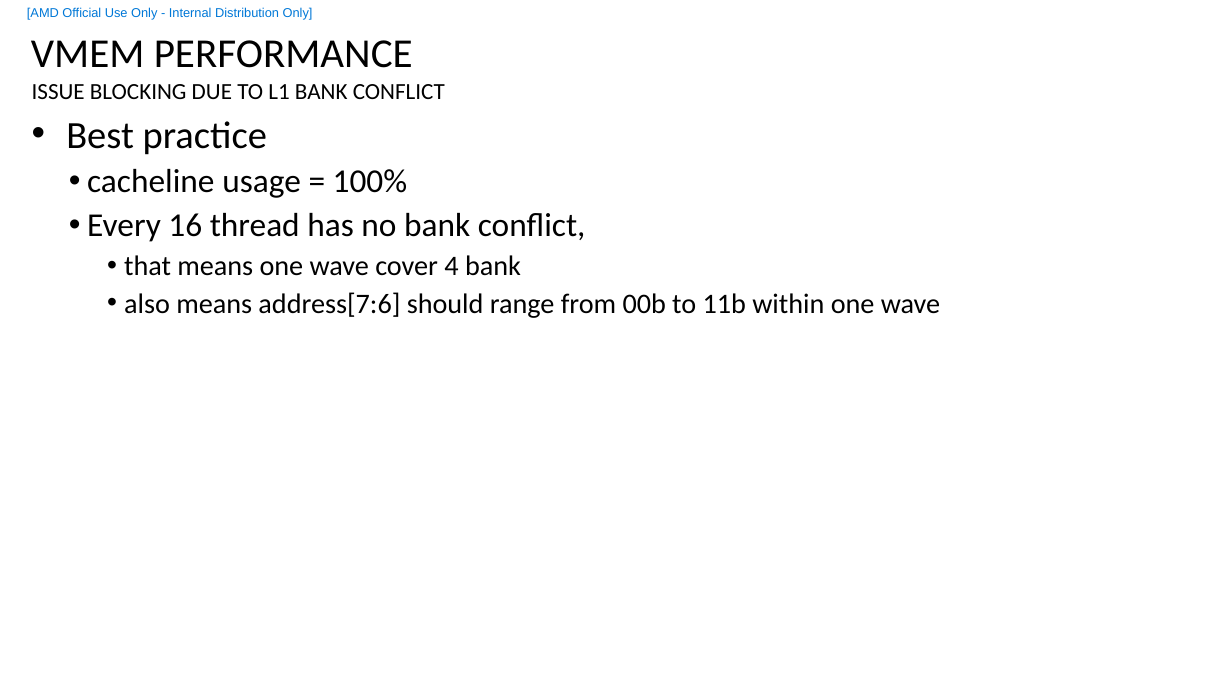
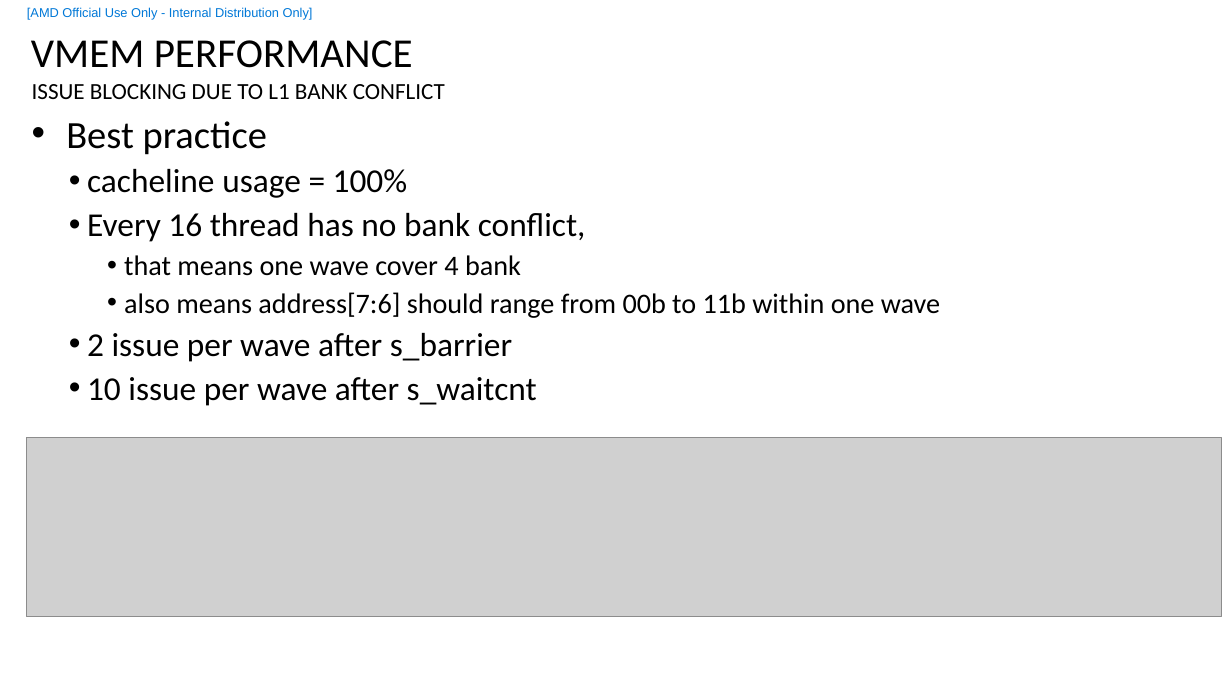
Before and after one commit to feifei14119/rocm_start_sample, a slide deck: slide 17 of vmemL1Bank/vmem_l1_bank.pptx (slide 2 before the commit). Drawn at 1232x693 pixels with LibreOffice and Linux fonts; fonts in the diff are those of the drawing; grey boxes stand for pictures; background and template pictures are left out. Boxes give left, top, right and bottom in pixels: in the first picture for what was removed or moved away, otherwise in the second. Text is boxed around its words. In the diff, an @@ line names an element or a change of style, - is before the commit and + after.

```diff
--- a/vmemL1Bank/vmem_l1_bank.pptx
+++ b/vmemL1Bank/vmem_l1_bank.pptx
@@ text at (x1=87, y1=333, x2=537, y2=406): paragraphs added @@
+  • 2 issue per wave after s_barrier
+  • 10 issue per wave after s_waitcnt
@@ picture added at (x1=26, y1=437, x2=1221, y2=616) @@
```
Also in this commit, not shown: 3 other slides changed, 10 slides added, 16 other files.
